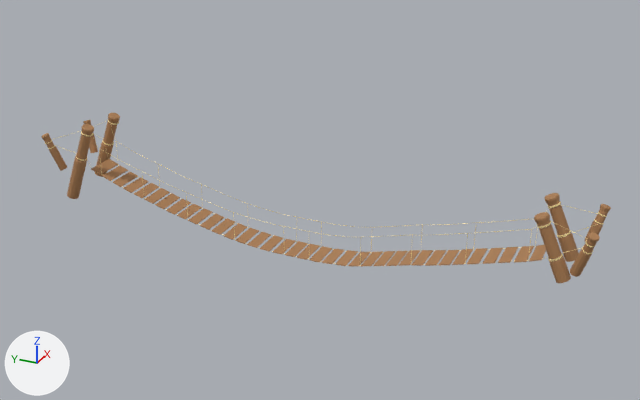
The FBX model Progetto/Assets/Models/Generic/ponteSospesoTerra.fbx as it was, and as the next commit left it.
Rendered twice from a 50 mm lens placed at (-16.89, -7.2, 9.34), pointed at (-0.23, 0.29, 1.01). The axes (+X, +Y, +Z) are drawn at lower left. The lights are the same throughout. Where no turn or scale is listed for an object, it has been applied to the vertices.
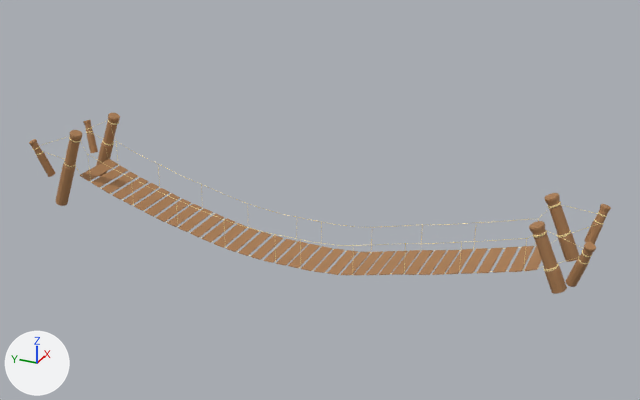
The newer file is also turned or shifted as a whole; pictures and numbers use the older file's frame.

Changed parts and their boxes (x1, y1, x2, y2) in the pictures (640 x 400 px; the box of a moved part takes in the faces that stretch with it):
'Cylinder.003', reshaped (6% taller): before (41, 113, 611, 283); after (29, 113, 611, 294)
part 1 of me_cylinder_000, moved or reshaped: before (67, 124, 94, 199); after (56, 130, 83, 206)
part 2 of me_cylinder_000, moved or reshaped: before (534, 212, 571, 283); after (529, 221, 567, 294)
part 3 of me_cylinder_000, moved or reshaped: before (570, 232, 600, 277); after (566, 242, 596, 287)
part 4 of me_cylinder_000, moved or reshaped: before (41, 133, 67, 171); after (29, 139, 55, 177)
part 5 of me_cylinder_000, rebuilt: before (55, 145, 580, 266); after (43, 151, 579, 275)
part 6 of me_cylinder_000, rebuilt: before (51, 130, 588, 239); after (39, 136, 584, 249)
part 7 of me_cylinder_000, deleted: before (99, 151, 594, 265)
part 8 of me_cylinder_000, built on: before (91, 159, 596, 267); after (80, 154, 603, 275)

The change, as a list of edits to the scene's bpy script:
```text
Change me_cylinder_000:
    used by ob_cylinder_003; location = (-0.28, 0.6, 0.52)
    remove me_cylinder_000.from_pydata(...)  # 9968 vertices, 10824 faces; spans x -0.89..0.91, y -6.48..6.74, z -0.87..1.6
    add me_cylinder_000.from_pydata(...)  # 9968 vertices, 10820 faces; spans x -1.33..0.91, y -6.48..6.74, z -0.87..1.6
    me_cylinder_000 part 1: the loose piece of 77 vertices spanning x -0.66..-0.36, y 5.42..6.41, z -0.44..1.6 is moved by (-0.44, 0.0, 0.0)
    me_cylinder_000 part 2: the loose piece of 77 vertices spanning x -0.65..-0.35, y -6.02..-5.17, z -0.05..1.38 is moved by (-0.44, 0.0, 0.0)
    me_cylinder_000 part 3: the loose piece of 77 vertices spanning x -0.86..-0.46, y -6.47..-5.99, z 0.22..1.25 is moved by (-0.44, 0.0, 0.0)
    me_cylinder_000 part 4: the loose piece of 77 vertices spanning x -0.89..-0.54, y 6.26..6.74, z 0.35..1.31 is moved by (-0.44, 0.0, 0.0)
    me_cylinder_000 part 5: the loose piece of 321 vertices spanning x -0.68..-0.32, y -6.26..6.57, z -0.87..1.0 is rebuilt with 321 vertices and now spans x -1.12..-0.76, y -6.26..6.57, z -0.87..1.0
    me_cylinder_000 part 6: the loose piece of 315 vertices spanning x -0.7..-0.32, y -6.29..6.61, z -0.15..1.45 is rebuilt with 314 vertices and now spans x -1.14..-0.76, y -6.29..6.61, z -0.15..1.45
    me_cylinder_000 part 7: 14 loose pieces with 1509 vertices, spanning x -0.81..-0.31, y -6.42..5.44, z -0.87..1.23, are deleted
    me_cylinder_000 part 8: 52 vertices moved within x 0.34..0.84, y -6.38..5.36, z -0.86..0.87; 446 vertices removed from x -0.37..0.37, y -5.4..5.73, z -0.87..0.39; 1956 vertices added at x -1.25..0.37, y -6.42..5.73, z -0.87..1.23
```
